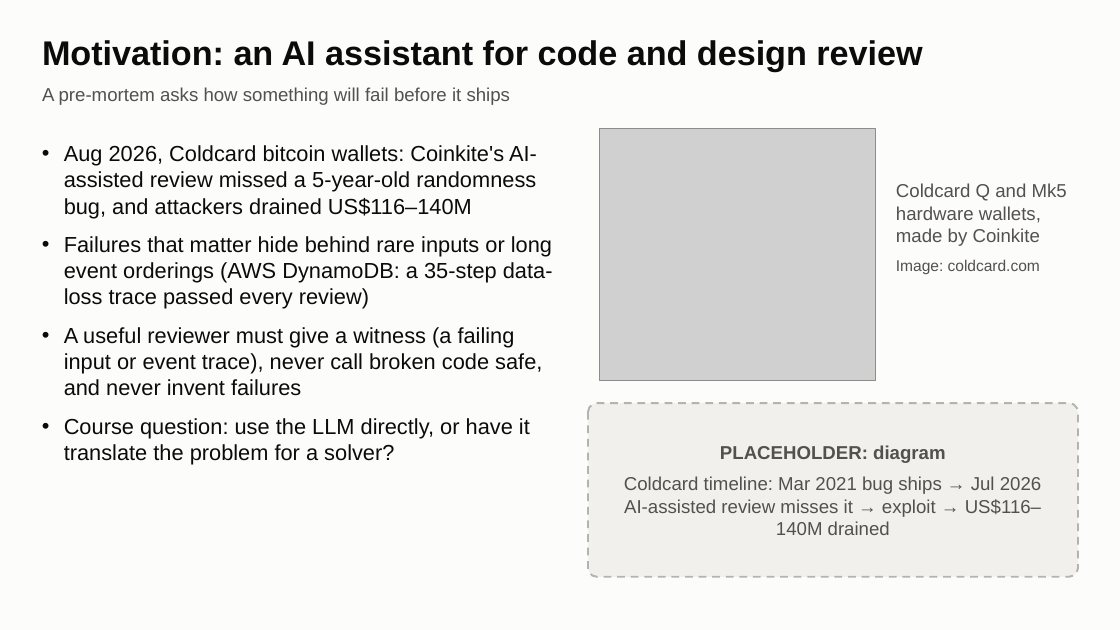
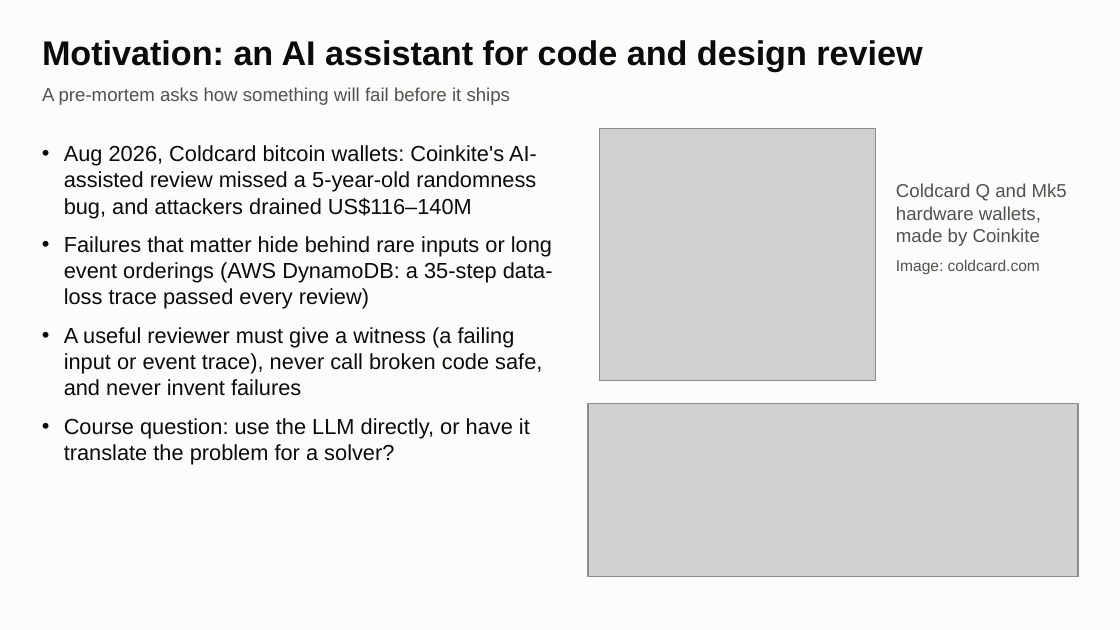
Before and after one commit to yxshrk/System-Failure-Detector, a slide deck: slide 2 of results/figures/slides/premortem_slides.pptx. Drawn at 1120x630 pixels with LibreOffice and Linux fonts; fonts in the diff are those of the drawing; grey boxes stand for pictures. Boxes give left, top, right and bottom in pixels: in the first picture for what was removed or moved away, otherwise in the second. Text is boxed around its words. In the diff, an @@ line names an element or a change of style, - is before the commit and + after.

```diff
--- a/results/figures/slides/premortem_slides.pptx
+++ b/results/figures/slides/premortem_slides.pptx
@@ rounded rectangle removed at (x1=588, y1=403, x2=1079, y2=577) @@
@@ picture added at (x1=588, y1=403, x2=1079, y2=577) @@
@@ text removed at (x1=624, y1=445, x2=1041, y2=535) @@
-PLACEHOLDER: diagram
-Coldcard timeline: Mar 2021 bug ships → Jul 2026 AI-assisted review misses it → exploit → US$116–140M drained
```
Also in this commit, not shown: 4 other slides changed, 10 other files.
